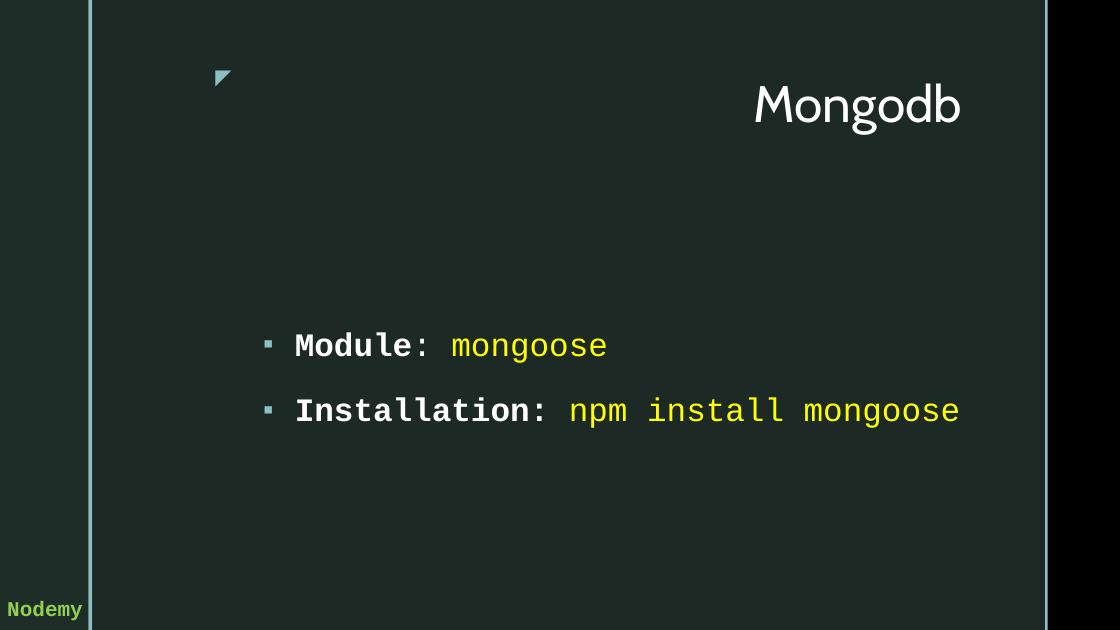
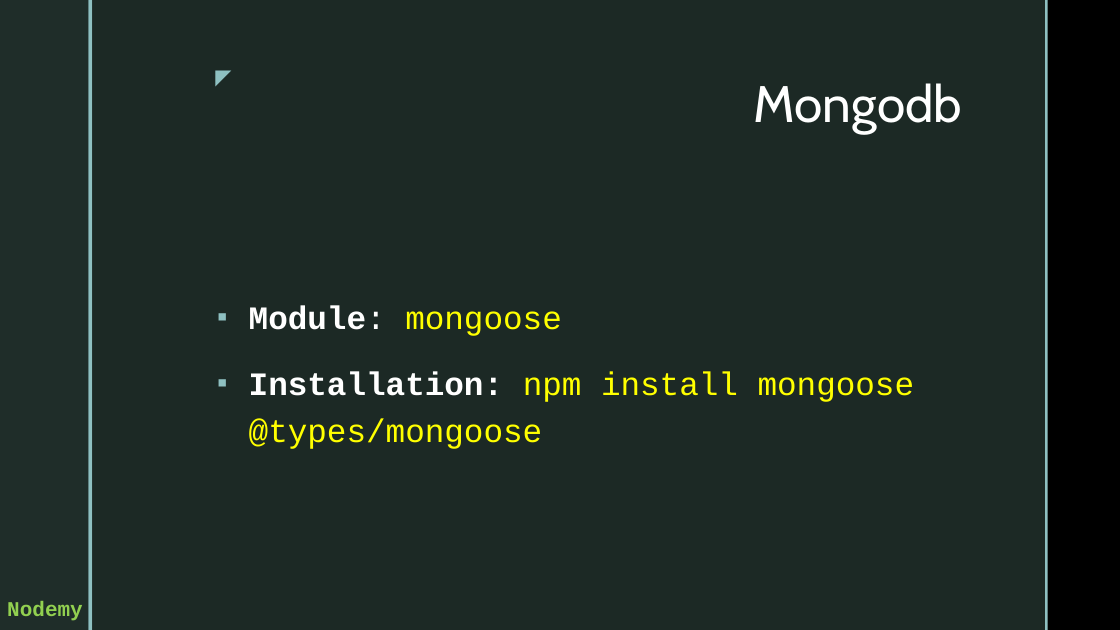
Before and after one commit to vunb/fullstack-nodejs, a slide deck: slide 4 of Session08/04. Database vs Knex.js.pptx. Drawn at 1120x630 pixels with LibreOffice and Linux fonts; fonts in the diff are those of the drawing; background and template pictures are left out. Boxes give left, top, right and bottom in pixels: in the first picture for what was removed or moved away, otherwise in the second. Text is boxed around its words. In the diff, an @@ line names an element or a change of style, - is before the commit and + after.

Commit message:
update slide

```diff
--- a/Session08/04. Database vs Knex.js.pptx
+++ b/Session08/04. Database vs Knex.js.pptx
@@ text "Module: mongoose": place and size @@
-text "Module: mongoose" at bbox=[295, 332, 961, 428]
+text "Module: mongoose" at bbox=[249, 305, 915, 449]
@@ text at bbox=[249, 371, 915, 449]: text changed @@
-▪ Installation: npm install mongoose
+▪ Installation: npm install mongoose @types/mongoose
```
